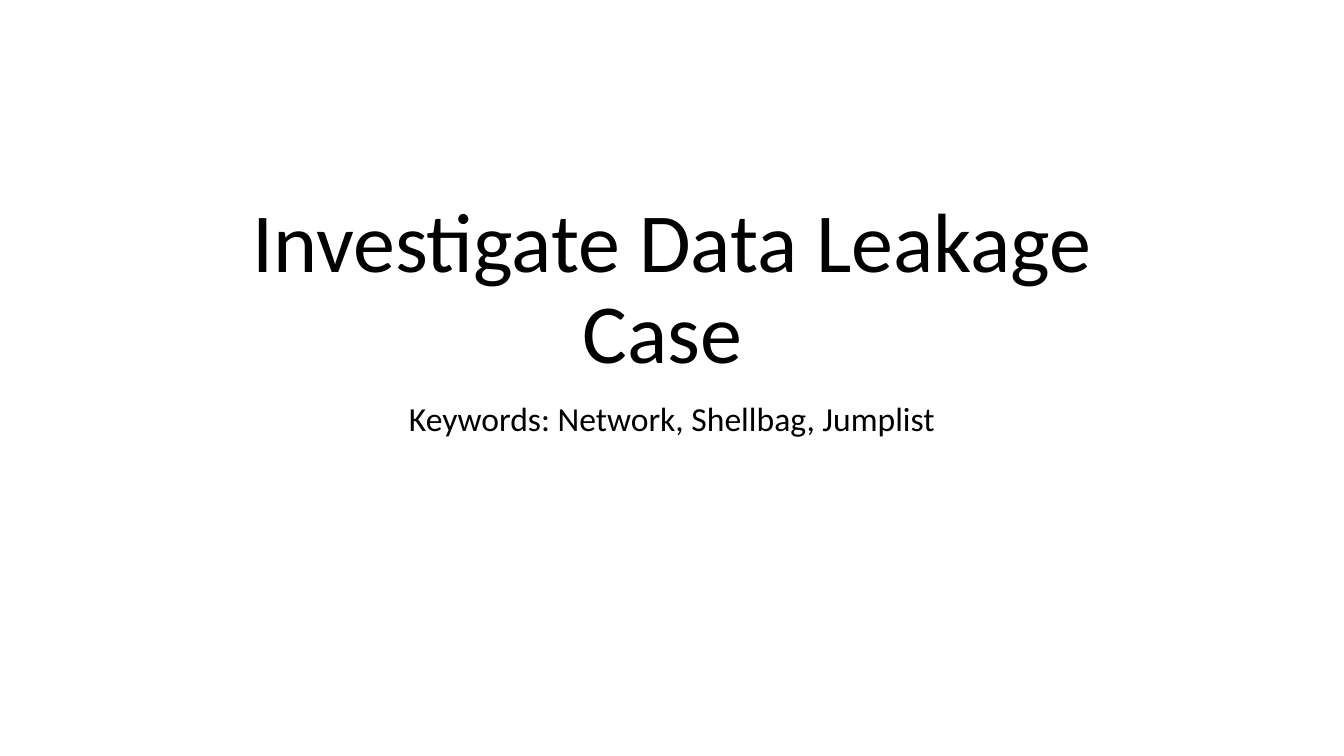
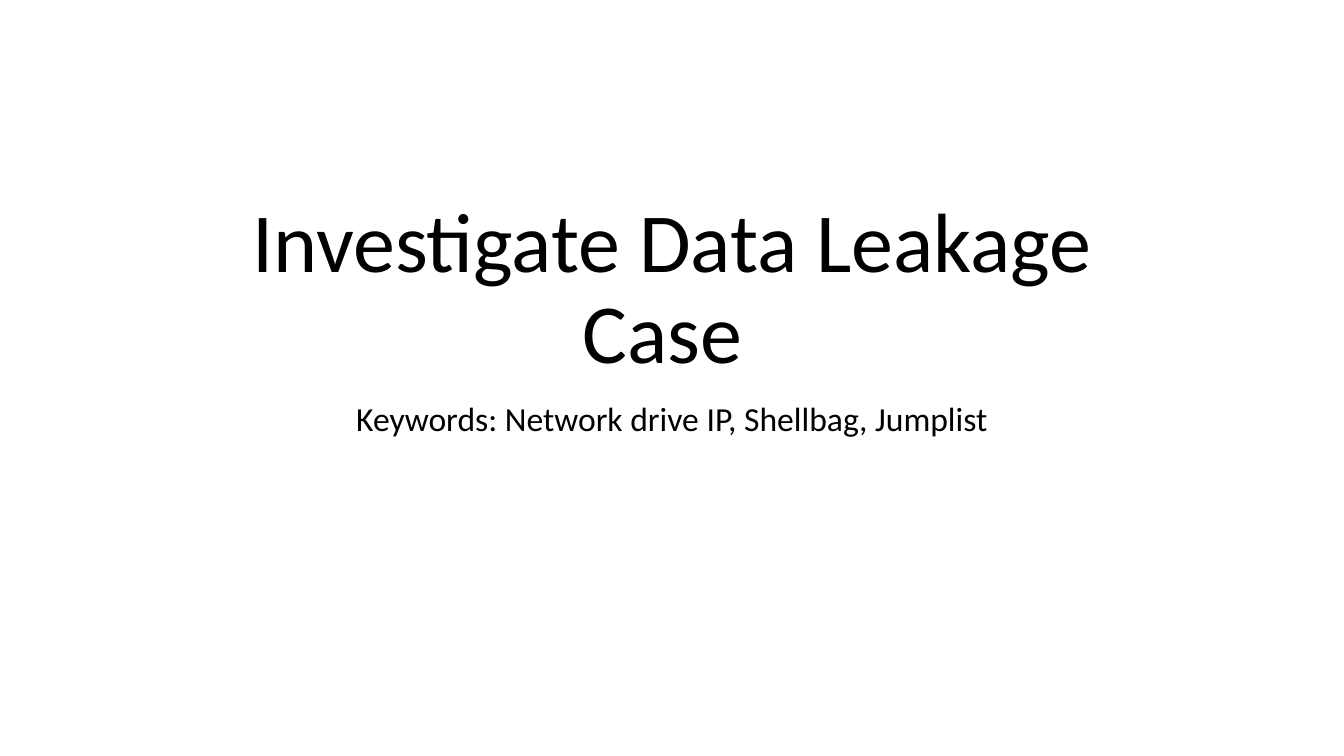
Before and after one commit to frankwxu/digital-forensics-lab, a slide deck: slide 1 of NIST_Data_Leakage_Case/NIST_Data_Leakage_06_Network_Shellbag_Jumplist.pptx. Drawn at 1344x756 pixels with LibreOffice and Linux fonts; fonts in the diff are those of the drawing; background and template pictures are left out. Boxes give left, top, right and bottom in pixels: in the first picture for what was removed or moved away, otherwise in the second. Text is boxed around its words. In the diff, an @@ line names an element or a change of style, - is before the commit and + after.

```diff
--- a/NIST_Data_Leakage_Case/NIST_Data_Leakage_06_Network_Shellbag_Jumplist.pptx
+++ b/NIST_Data_Leakage_Case/NIST_Data_Leakage_06_Network_Shellbag_Jumplist.pptx
@@ subtitle at [356, 407, 987, 437]: text changed @@
-Keywords: Network, Shellbag, Jumplist
+Keywords: Network drive IP, Shellbag, Jumplist
```
Also in this commit, not shown: 16 other slides changed, 2 slides added, 1 slide removed, 8 other files.
